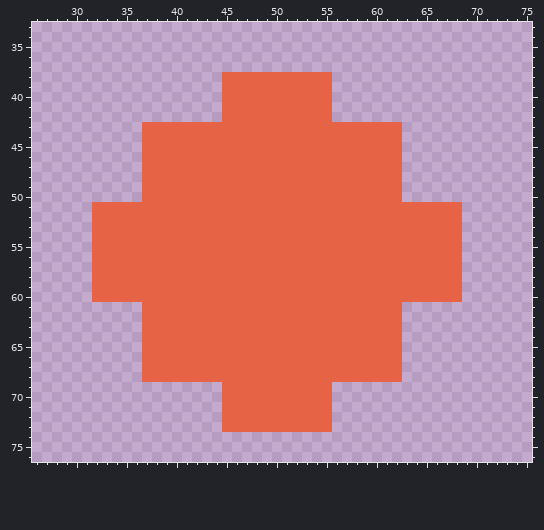
File history of a sprite sheet, images/1.png. The picture above was drawn from the file before the commit.
The file is 100x100 pixels. Shown: x 26..75, y 33..76.
The result:
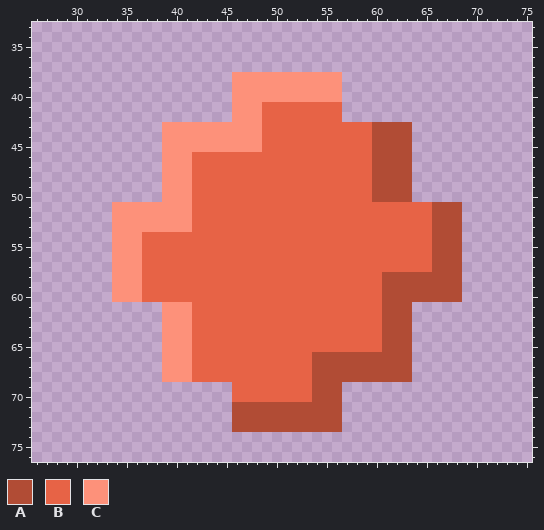
Palette (. is transparent): A #b14c35  B #e76346  C #fd917a
Diff:
The edit adds colour A in rows 43 to 50 at x 63; in rows 61 to 68 at x 63; in rows 69 to 73 at x 56.
Colour B gives way to colour A in rows 43 to 50 at x 60 to 62; in rows 51 to 57 at x 66 to 68; in rows 58 to 60 at x 61 to 68; in rows 61 to 65 at x 61 to 62; in rows 66 to 68 at x 54 to 62; in rows 69 to 70 at x 54 to 55.
Colour B gives way to colour A in rows 71 to 73 at x 46 to 55.
The edit adds colour B in rows 41 to 42 at x 56.
The edit adds colour C in rows 38 to 40 at x 56.
Colour B gives way to colour C in rows 38 to 40 at x 46 to 55; in rows 41 to 42 at x 46 to 48; in rows 43 to 45 at x 39 to 48; in rows 46 to 50 at x 39 to 41; in rows 51 to 53 at x 34 to 41; in rows 54 to 60 at x 34 to 36.
Colour B gives way to colour C in rows 61 to 68 at x 39 to 41.
The edit erases colour B in rows 38 to 42 at x 45; in rows 43 to 50 at x 37 to 38; in rows 51 to 60 at x 32 to 33; in rows 61 to 68 at x 37 to 38; in rows 69 to 73 at x 45.
